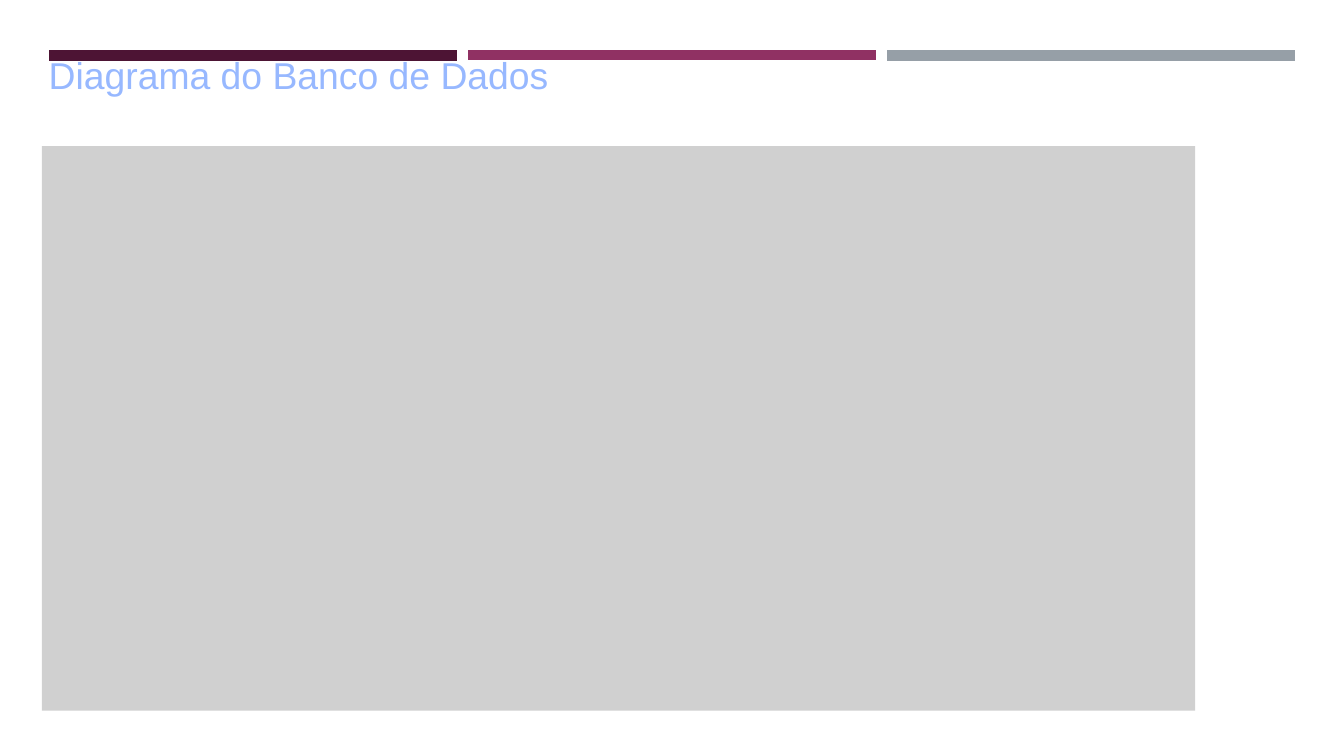
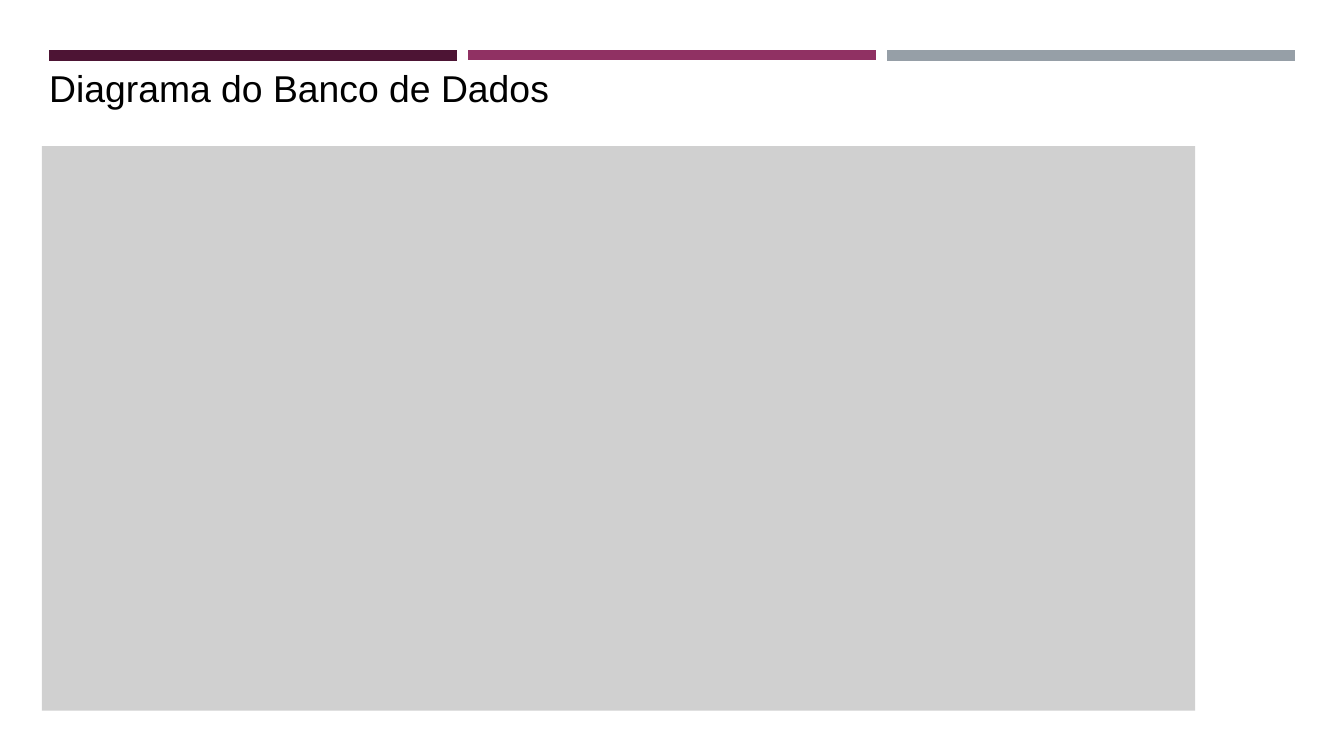
Before and after one commit to z12guilherme/gestao_atipicos, a slide deck: slide 10 of tcc/TCC - Slides.pptx. Drawn at 1344x756 pixels with LibreOffice and Linux fonts; fonts in the diff are those of the drawing; grey boxes stand for pictures. Boxes give left, top, right and bottom in pixels: in the first picture for what was removed or moved away, otherwise in the second. Text is boxed around its words. In the diff, an @@ line names an element or a change of style, - is before the commit and + after.

Commit message:
Modificando SLIDES

```diff
--- a/tcc/TCC - Slides.pptx
+++ b/tcc/TCC - Slides.pptx
@@ text "Diagrama do Banco de Dados": place and size @@
-text "Diagrama do Banco de Dados" at bbox=[49, 60, 549, 97]
+text "Diagrama do Banco de Dados" at bbox=[49, 75, 549, 110]
@@ text "Diagrama do Banco de Dados" at bbox=[49, 75, 549, 110]: text colour #97B8FF to #000000 @@
```
